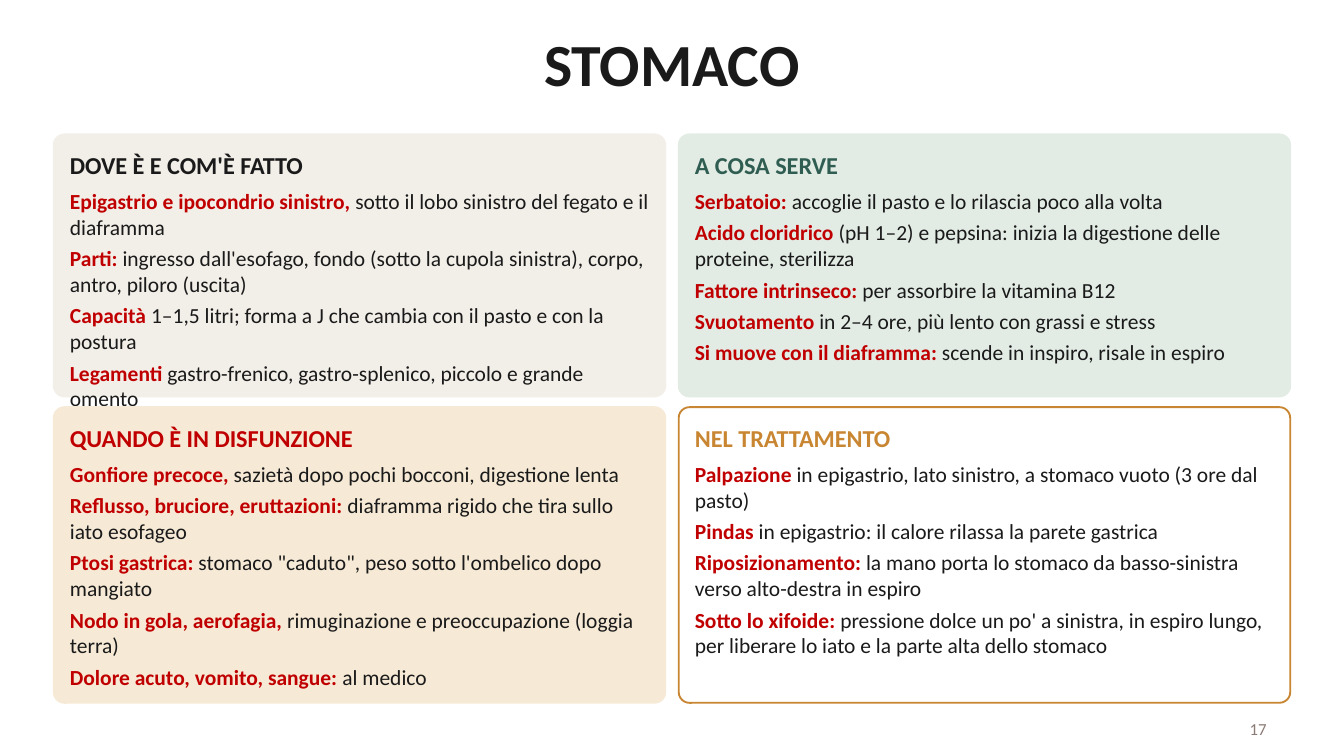
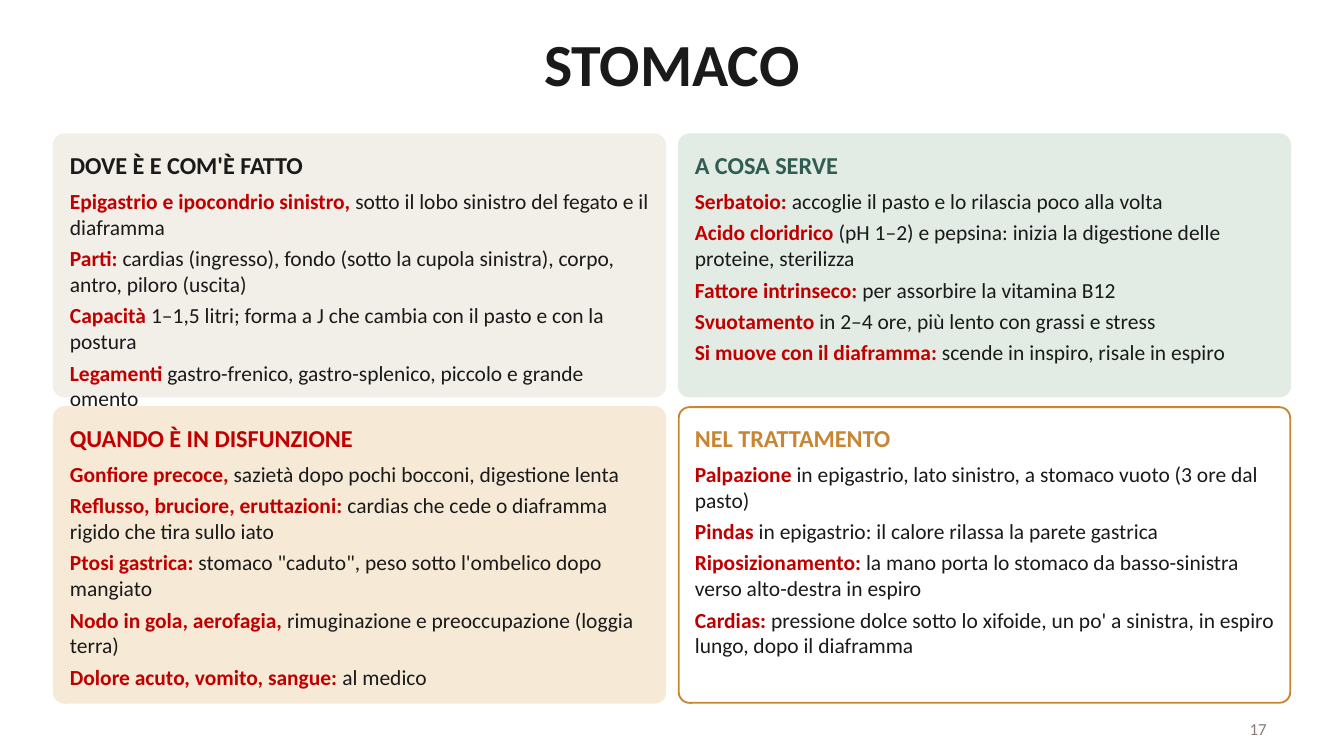
Before and after one commit to davidemcb/kinesiologia-studio, a slide deck: slide 17 of formazione/dispense/viscerale-2-livello.pptx. Drawn at 1344x756 pixels with LibreOffice and Linux fonts; fonts in the diff are those of the drawing. Boxes give left, top, right and bottom in pixels: in the first picture for what was removed or moved away, otherwise in the second. Text is boxed around its words. In the diff, an @@ line names an element or a change of style, - is before the commit and + after.

```diff
--- a/formazione/dispense/viscerale-2-livello.pptx
+++ b/formazione/dispense/viscerale-2-livello.pptx
@@ text at (x1=70, y1=250, x2=614, y2=296): text changed @@
-• Parti: ingresso dall'esofago, fondo (sotto la cupola sinistra), corpo, antro, piloro (uscita)
+• Parti: cardias (ingresso), fondo (sotto la cupola sinistra), corpo, antro, piloro (uscita)
@@ text at (x1=70, y1=498, x2=607, y2=543): text changed @@
-• Reflusso, bruciore, eruttazioni: diaframma rigido che tira sullo iato esofageo
+• Reflusso, bruciore, eruttazioni: cardias che cede o diaframma rigido che tira sullo iato
@@ text at (x1=695, y1=613, x2=1274, y2=657): text changed @@
-• Sotto lo xifoide: pressione dolce un po' a sinistra, in espiro lungo, per liberare lo iato e la parte alta dello stomaco
+• Cardias: pressione dolce sotto lo xifoide, un po' a sinistra, in espiro lungo, dopo il diaframma
```
Also in this commit, not shown: 4 other slides changed.
